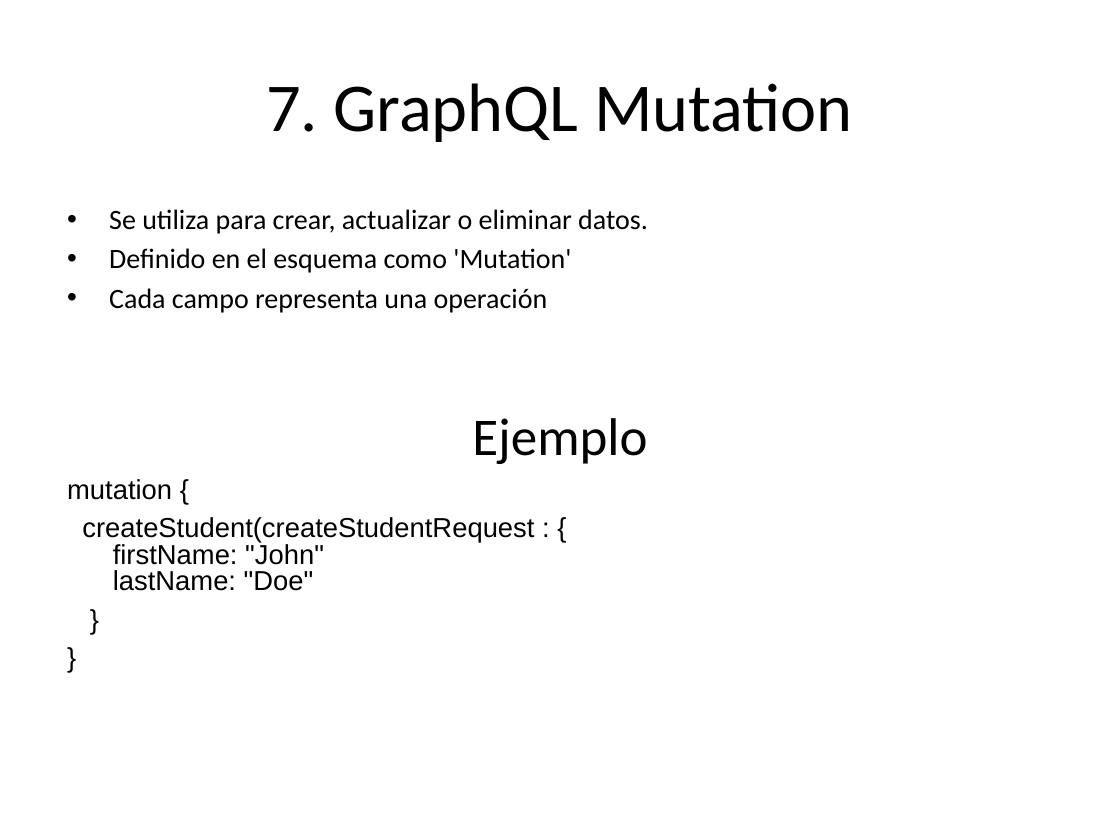
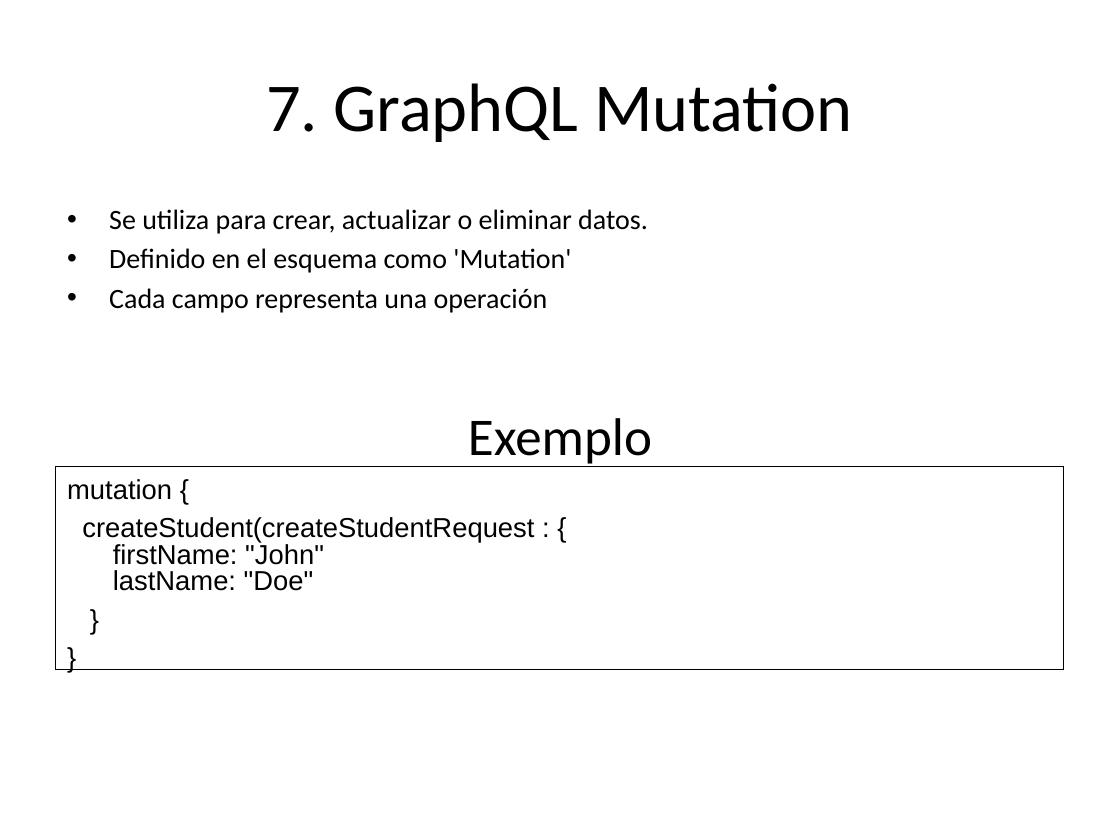
Before and after one commit to pedrobvferreira/graphql, a slide deck: slide 11 of presentation_es.pptx (slide 9 before the commit). Drawn at 1120x840 pixels with LibreOffice and Linux fonts; fonts in the diff are those of the drawing. Boxes give left, top, right and bottom in pixels: in the first picture for what was removed or moved away, otherwise in the second. Text is boxed around its words. In the diff, an @@ line names an element or a change of style, - is before the commit and + after.

```diff
--- a/presentation_es.pptx
+++ b/presentation_es.pptx
@@ text at [468,418,652,467]: text changed @@
-Ejemplo
+Exemplo
@@ rectangle "mutation {": place and size @@
-rectangle "mutation {" at [67,479,534,591]
+rectangle "mutation {" at [56,467,1064,670]
@@ rectangle "mutation {" at [56,467,1064,670]: outline none to #000000 0.75 pt @@
```
Also in this commit, not shown: 6 other slides changed, 2 slides added, 1 other file.
